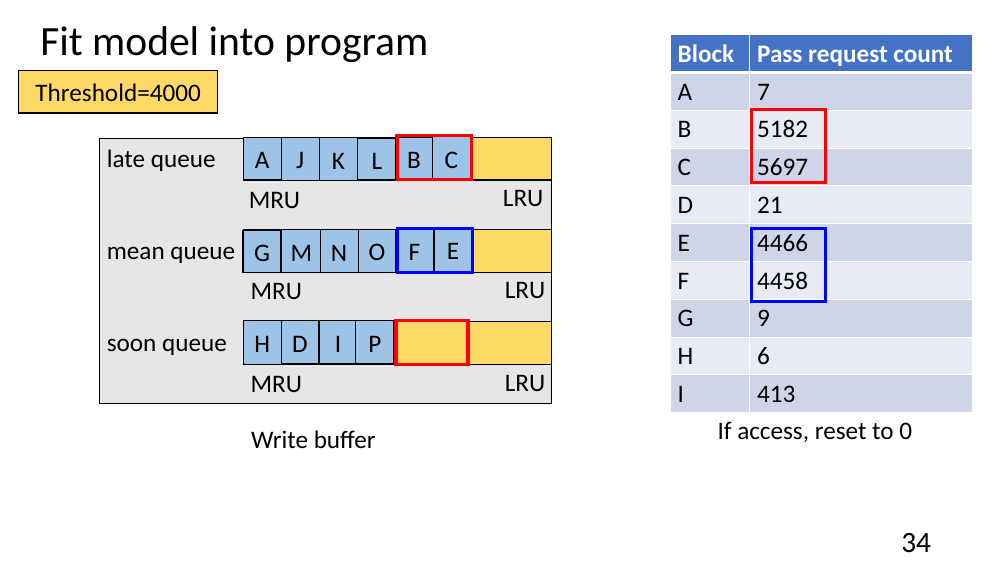
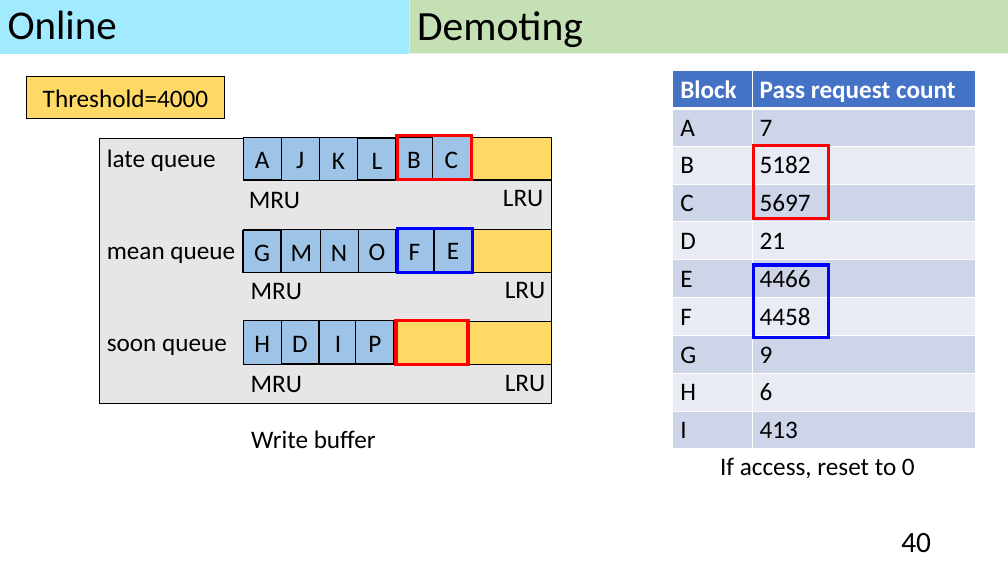
Before and after one commit to andrew841018/disksim_github, a slide deck: slide 40 of 論文相關/my paper.pptx (slide 34 before the commit). Drawn at 1008x567 pixels with LibreOffice and Linux fonts; fonts in the diff are those of the drawing. Boxes give left, top, right and bottom in pixels: in the first picture for what was removed or moved away, otherwise in the second. Text is boxed around its words. In the diff, an @@ line names an element or a change of style, - is before the commit and + after.

```diff
--- a/論文相關/my paper.pptx
+++ b/論文相關/my paper.pptx
@@ rectangle added at [0, 0, 410, 54], fill #A1EAFF, 39 pt, text #000000 @@
+Online
@@ title removed at [40, 26, 428, 62] @@
-Fit model into program
@@ title added at [410, 0, 1008, 54], fill #C5E0B4, 39.6 pt, text #000000 @@
+Demoting
@@ rectangle "Threshold=4000": place and size @@
-rectangle "Threshold=4000" at [19, 70, 218, 113]
+rectangle "Threshold=4000" at [26, 76, 225, 119]
@@ 2 rectangles, 1 table, 1 text: place and size @@
-2 rectangles, 1 table, 1 text at [671, 35, 973, 442]
+2 rectangles, 1 table, 1 text at [673, 70, 975, 478]
@@ page number at [901, 533, 931, 553]: text changed @@
-34
+40
```
Also in this commit, not shown: 28 other slides changed, 18 slides added, 9 slides removed, 16 other files.
